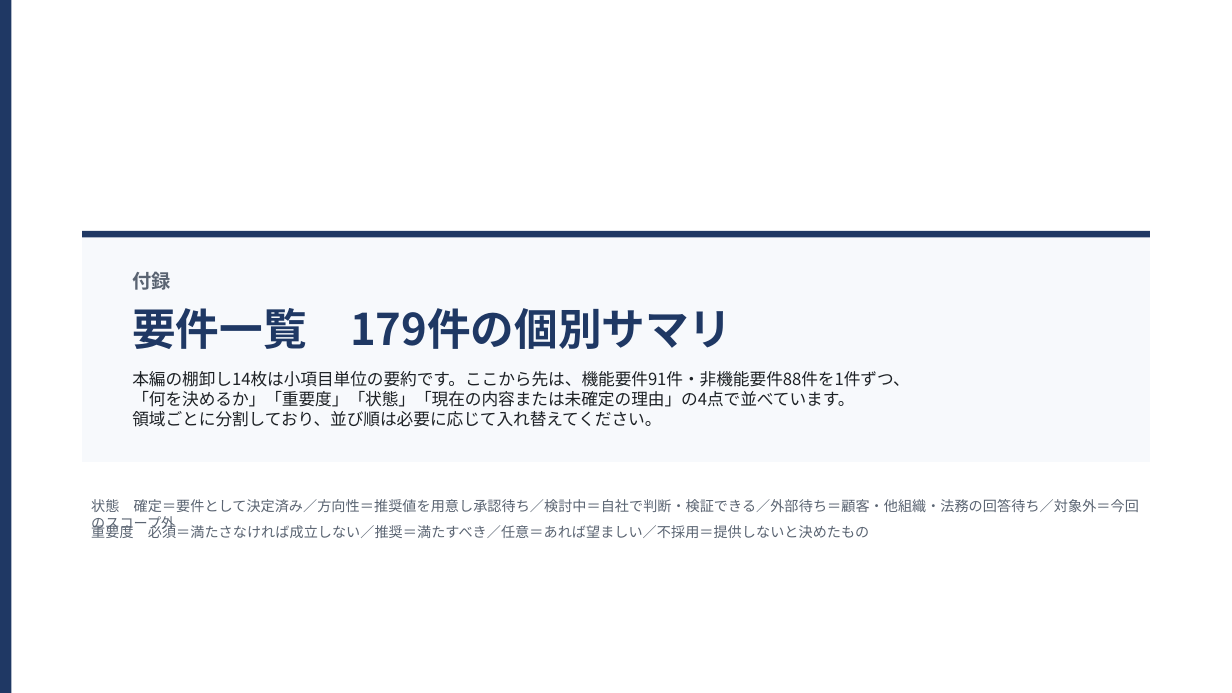
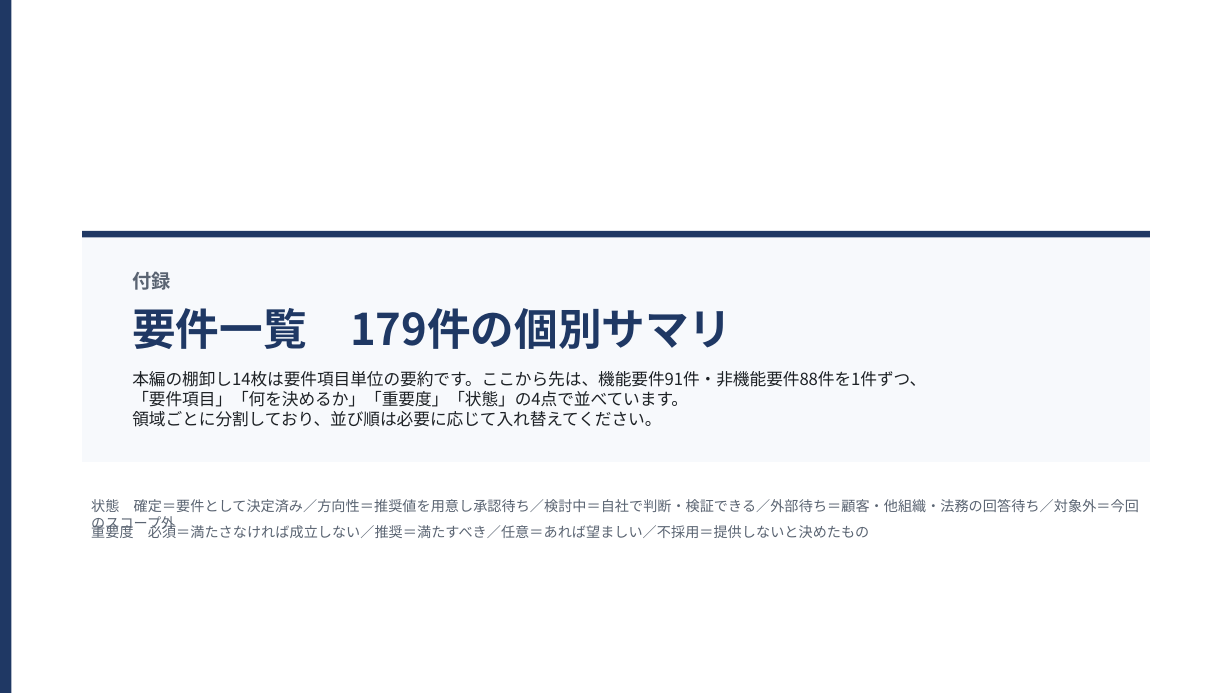
Before and after one commit to suepie/aws-atuh-poc, a slide deck: slide 25 of doc/powerpoint/要件定義.pptx. Drawn at 1232x693 pixels with LibreOffice and Linux fonts; fonts in the diff are those of the drawing. Boxes give left, top, right and bottom in pixels: in the first picture for what was removed or moved away, otherwise in the second. Text is boxed around its words. In the diff, an @@ line names an element or a change of style, - is before the commit and + after.

```diff
--- a/doc/powerpoint/要件定義.pptx
+++ b/doc/powerpoint/要件定義.pptx
@@ text at (x1=132, y1=371, x2=926, y2=427): text changed @@
-本編の棚卸し14枚は小項目単位の要約です。ここから先は、機能要件91件・非機能要件88件を1件ずつ、
-「何を決めるか」「重要度」「状態」「現在の内容または未確定の理由」の4点で並べています。
-領域ごとに分割しており、並び順は必要に応じて入れ替えてください。
+本編の棚卸し14枚は要件項目単位の要約です。ここから先は、機能要件91件・非機能要件88件を1件ずつ、
+「要件項目」「何を決めるか」「重要度」「状態」の4点で並べています。
+領域ごとに分割しており、並び順は必要に応じて入れ替えてください。
```
Also in this commit, not shown: 28 other slides changed, 2 other files.
